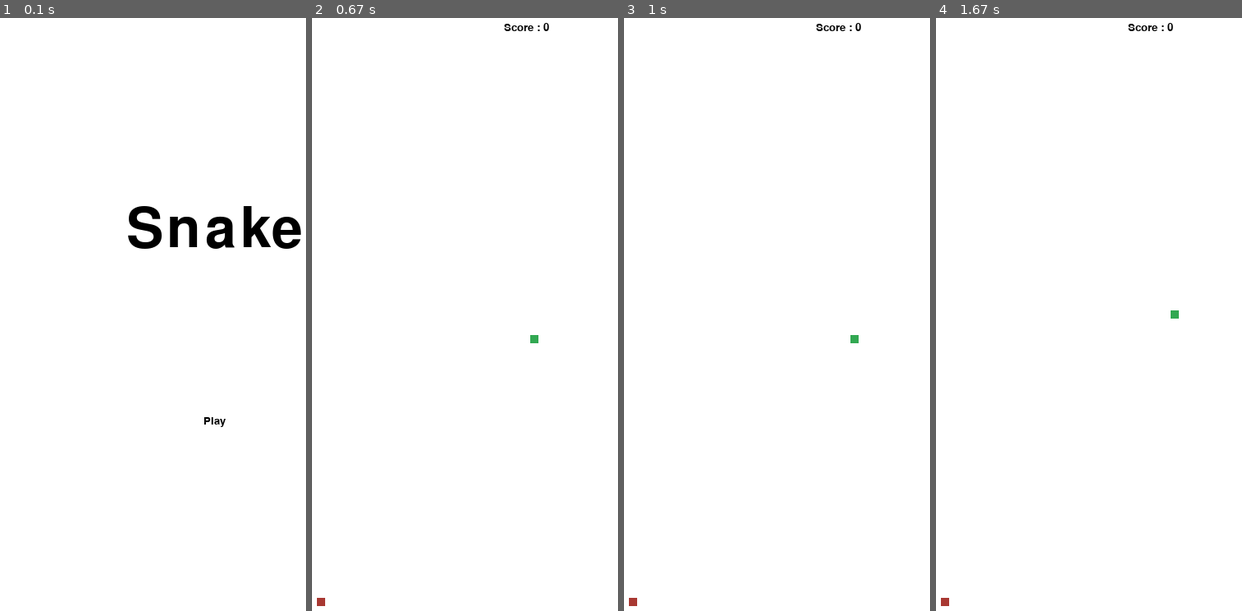
Above: before the commit, frames 1-4 (left to right).
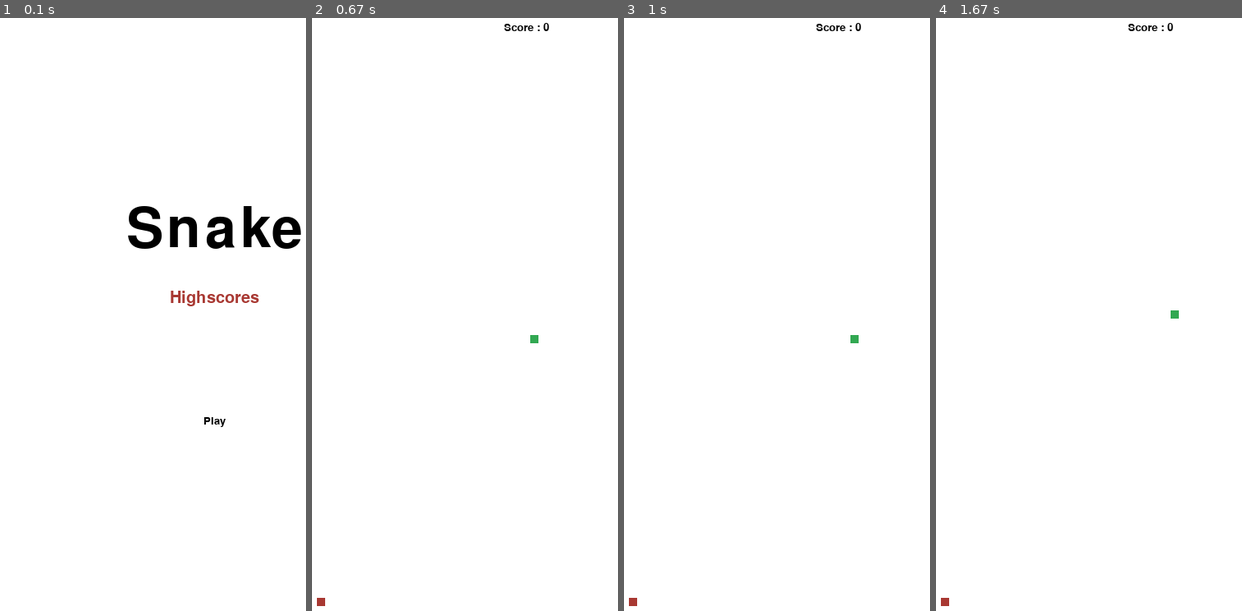
Above: after the commit, the same moments.

Repository: mcastre1/pygame
Game: pygame game, started from snake_game/main.py
Same seed, same stepped clock (60 frames per second), same inputs: the game is played once before the commit and once after it.
Inputs (mouse positions are in pixels of both pictures, inside the frame that each line leads up to):
- Up to frame 1 (0.1 s): no input
- Up to frame 2 (0.67 s): press the mouse at (526, 421) at 0.37 s; move the mouse to (550, 450) at 0.47 s; release the mouse at (575, 486) at 0.6 s
- Up to frame 3 (1 s): hold Right from 0.67 s (still down); move the mouse to (685, 243) at 0.7 s
- Up to frame 4 (1.67 s): release Right at 1.13 s; hold Up 1.17-1.63 s; move the mouse to (1193, 166) at 1.2 s

The runs differ from the first frame. In frame 1, 0.3% of the frame differs, in the area x 55-85%, y 45-49%; in frame 2, nothing differs; in frame 3, nothing differs; in frame 4, nothing differs.

Commit message:
Added a highscores table/state

Diff:
--- a/snake_game/gameState.py
+++ b/snake_game/gameState.py
@@ -4,6 +4,7 @@
 from sprites.body import Body
 import random, pygame, sys
 from particle import Particle
+import json
 
 class GameState():
     def __init__(self, head_group, body_group, pickup_group, screen, apple_bite_sfx, bg_music):
@@ -45,6 +46,16 @@
         # particles
         self.particles = Particle()
 
+        # saving feature
+        self.highscores = {}
+
+        try:
+        # Read and load json text file
+            with open('./snake_game/highscores.txt', 'r') as highscores_file:
+                self.highscores = json.load(highscores_file)
+        except:
+            print("No file created yet")
+
     def set_state(self, state):
         self.state = state
 
@@ -59,6 +70,8 @@
             self.pause_state()
         elif self.state == 'gameover':
             self.gameover_state()
+        elif self.state == 'highscores':
+            self.highscores_state()
 
     def play_init(self):
         # Add sprites to groups
@@ -74,6 +87,7 @@
     def play(self):
         for event in pygame.event.get():
             if event.type == pygame.QUIT:
+                self.save()
                 pygame.quit()
                 sys.exit()
 
@@ -121,6 +135,11 @@
         self.particles.emit()
         self.checkOutOfBounds()
         self.updateScore()
+
+    # public method to save current highscores
+    def save(self):
+        with open('./snake_game/highscores.txt', 'w') as highscores_file:
+                json.dump(self.highscores, highscores_file)
 
     # Check if snake head "touches" the edge of the screen
     # If so, gameover.
@@ -208,6 +227,7 @@
     def pause_state(self):
         for event in pygame.event.get():
             if event.type == pygame.QUIT:
+                self.save()
                 pygame.quit()
                 sys.exit()
 
@@ -237,6 +257,7 @@
     def intro_state(self):
         for event in pygame.event.get():
             if event.type == pygame.QUIT:
+                self.save()
                 pygame.quit()
                 sys.exit()
 
@@ -252,9 +273,28 @@
                     self.play_text = self.button_font.render('Play', True, 'Black')
 
 
+
         self.screen.fill(WHITE)
+
+        highscores_font = pygame.font.Font(None, 30)
+        highscores_text = highscores_font.render('Highscores', True, RED)
+        highscores_rect = highscores_text.get_rect()
+        highscores_rect.center = (SCREEN_WIDTH/2, (SCREEN_WIDTH/2)+50)
+        self.screen.blit(highscores_text, highscores_rect)
+
         self.screen.blit(self.snake_text, self.snake_text_rect)
         self.screen.blit(self.play_text, self.play_text_rect)
+
+    def highscores_state(self):
+        # highscores
+        highscores = []
+        count = 1
+        for key in self.highscores.keys:
+            highscore_font = pygame.font.Font(None, 30)
+            highscore_text = highscore_font.render(f'{key} ------ {self.highscores[key]}')
+            highscore_rect = highscore_text.get_rect()
+            highscore_rect.center = (SCREEN_WIDTH/2, (SCREEN_HEIGHT/11) * count)
+            self.screen.blit(highscore_text, highscore_rect)
 
     def gameover_state(self):
         self.bg_music.stop()
@@ -272,6 +312,7 @@
 
         for event in pygame.event.get():
             if event.type == pygame.QUIT:
+                self.save()
                 pygame.quit()
                 sys.exit()
             if event.type == pygame.MOUSEBUTTONDOWN:
--- /dev/null
+++ b/snake_game/highscores.txt
@@ -0,0 +1 @@
+{"0": 0, "1": 1, "2": 2, "3": 3, "4": 4, "5": 5, "6": 6, "7": 7, "8": 8, "9": 9, "10": 10}
